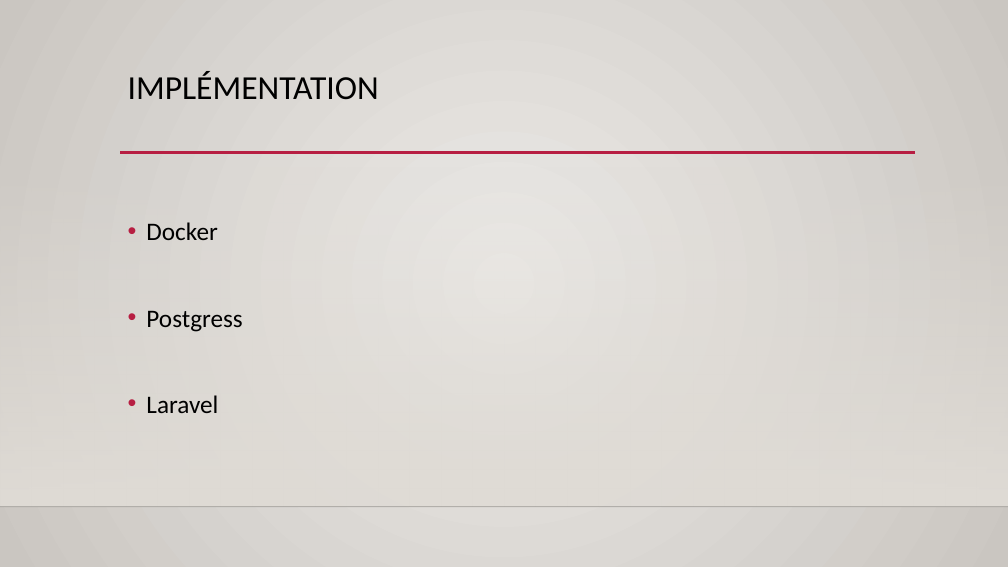
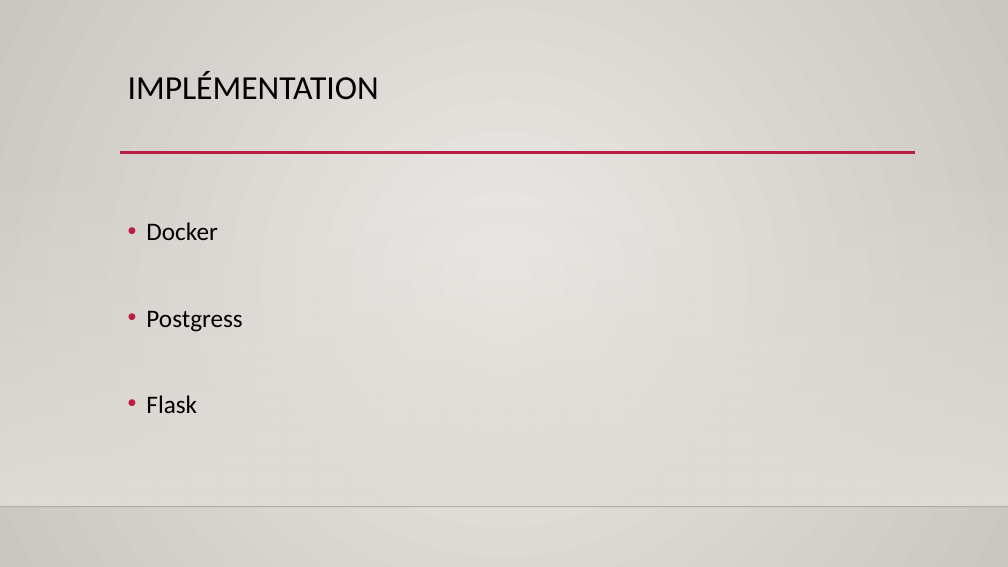
Before and after one commit to MathLopez/BDR-labos, a slide deck: slide 7 of Labo-main/Presentation/Presentation.pptx. Drawn at 1008x567 pixels with LibreOffice and Linux fonts; fonts in the diff are those of the drawing; background and template pictures are left out. Boxes give left, top, right and bottom in pixels: in the first picture for what was removed or moved away, otherwise in the second. Text is boxed around its words. In the diff, an @@ line names an element or a change of style, - is before the commit and + after.

```diff
--- a/Labo-main/Presentation/Presentation.pptx
+++ b/Labo-main/Presentation/Presentation.pptx
@@ text at bbox=[146, 395, 197, 413]: text changed @@
-• Laravel
+• Flask
```
